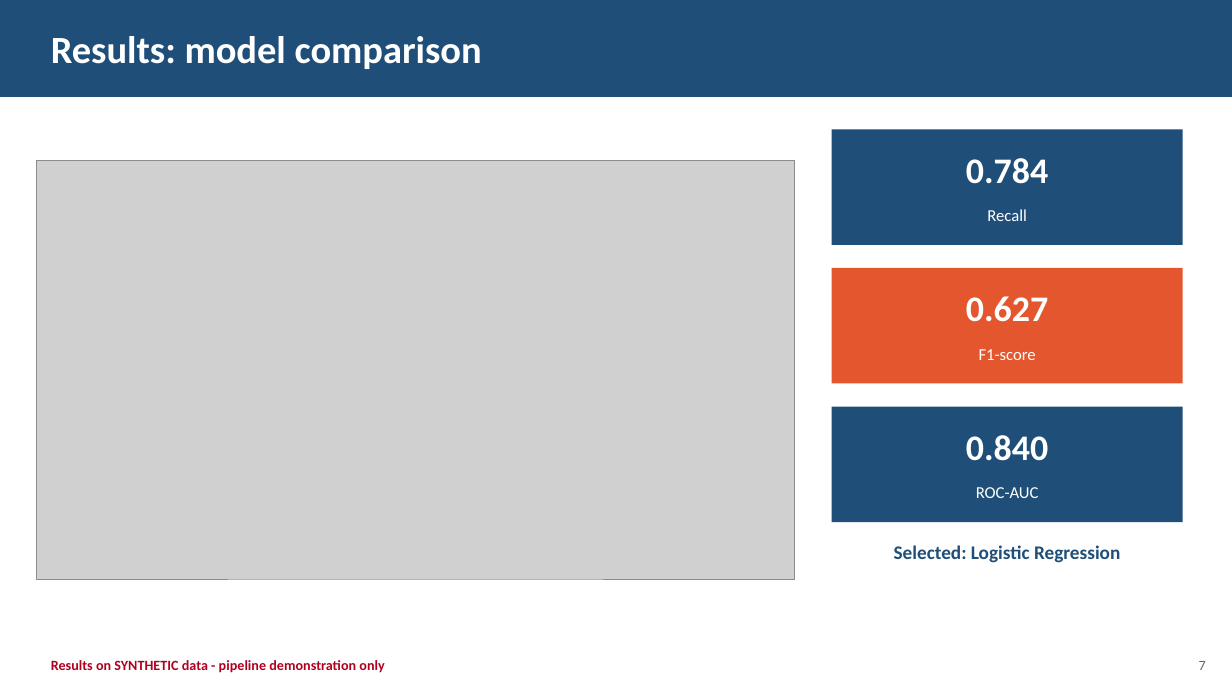
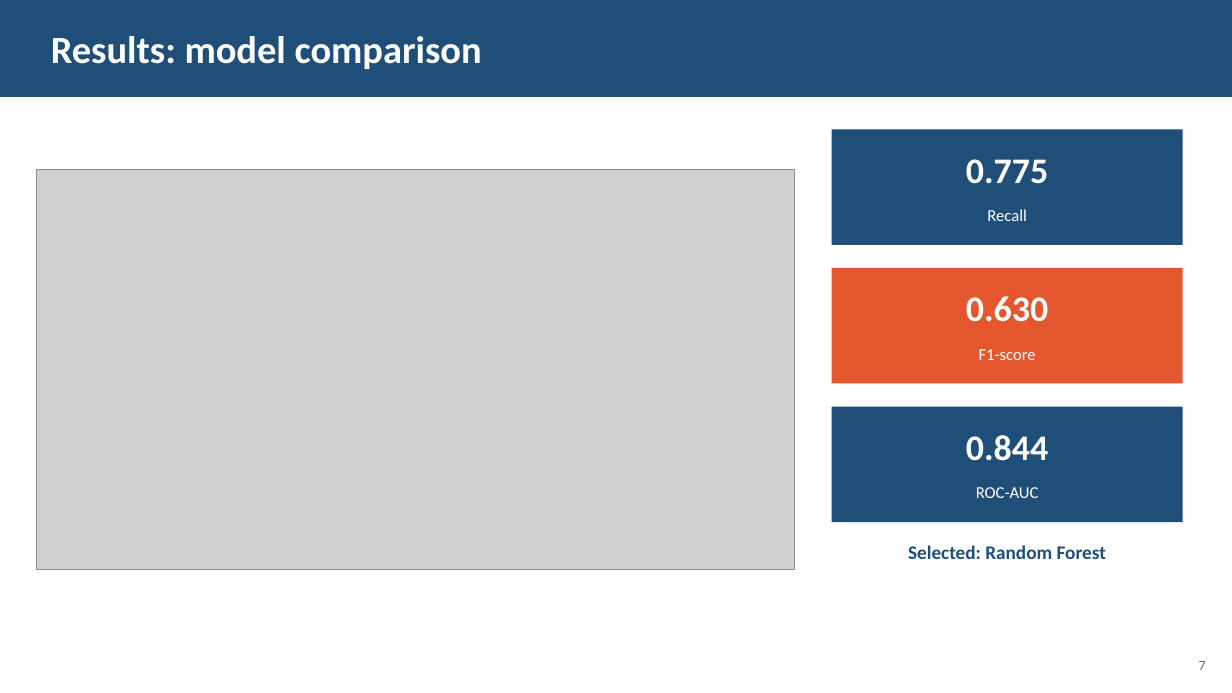
Before and after one commit to SubhankarMishra5/churn-guard-ai, a slide deck: slide 7 of reports/ChurnGuard_AI_Presentation.pptx. Drawn at 1232x693 pixels with LibreOffice and Linux fonts; fonts in the diff are those of the drawing; grey boxes stand for pictures. Boxes give left, top, right and bottom in pixels: in the first picture for what was removed or moved away, otherwise in the second. Text is boxed around its words. In the diff, an @@ line names an element or a change of style, - is before the commit and + after.

Commit message:
Results on real IBM Telco dataset

```diff
--- a/reports/ChurnGuard_AI_Presentation.pptx
+++ b/reports/ChurnGuard_AI_Presentation.pptx
@@ picture: place and size @@
-picture at box(37, 160, 795, 579)
+picture at box(37, 169, 795, 569)
@@ text at box(966, 159, 1048, 184): text changed @@
-0.784
+0.775
@@ text at box(966, 296, 1048, 322): text changed @@
-0.627
+0.630
@@ text at box(966, 435, 1048, 461): text changed @@
-0.840
+0.844
@@ text at box(908, 545, 1106, 559): text changed @@
-Selected: Logistic Regression
+Selected: Random Forest
@@ text removed at box(51, 660, 384, 673) @@
-Results on SYNTHETIC data - pipeline demonstration only
```
Also in this commit, not shown: 9 other slides changed, 21 other files.
